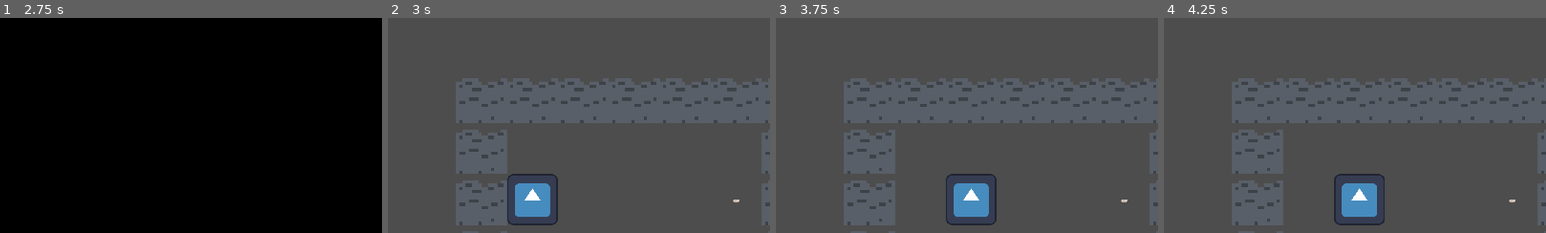
Above: before the commit, frames 1-4 (left to right).
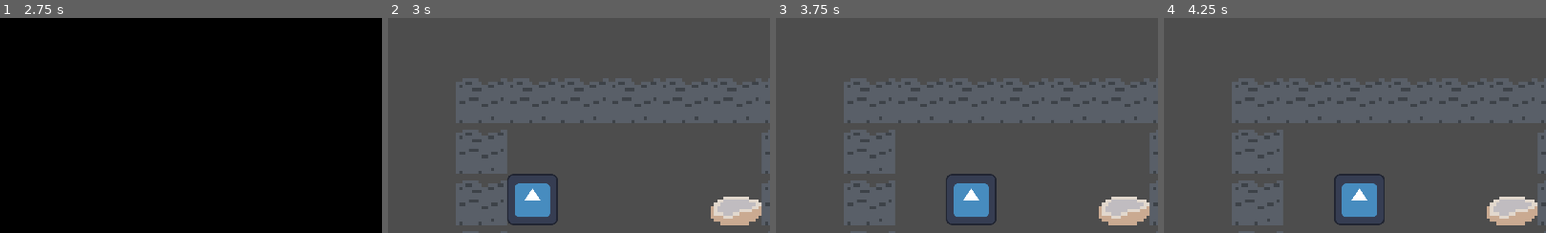
Above: after the commit, the same moments.

Repository: Just-a-Bee/Chrono-Cat
Game: Godot game, scene res://ui/title/title.tscn
The game is run twice, just before and just after one commit, with the same random seed, the same clock (stepped at 60 frames per second) and the same inputs. The engine's default icon, where the game draws it, is replaced by a stand-in: a white triangle on a blue panel in a dark square.
Inputs:
- Up to frame 1 (2.75 s): click "Play" at 0.5 s; hold D (right) 1.28-2 s; hold X (rewind) 1.28-2 s; click "Having a Nap" at 2 s
- Up to frame 2 (3 s): hold S (down) from 2.78 s (still down); tap Z (undo) at 2.85 s
- Up to frame 3 (3.75 s): tap Enter at 3.5 s; release S (down) at 3.53 s; hold D (right) from 3.53 s (still down); hold X (rewind) from 3.53 s (still down)
- Up to frame 4 (4.25 s): keep holding D (right); keep holding X (rewind)
The pictures show only the part of the screen within x 18-68%, y 11-61%; the shares and areas given below are measured in that part.

Frame 1 is identical in both runs. In frame 2, 1.5% of the frame differs, in the area x 84-98%, y 83-97%; in frame 3, 1.5%; in frame 4, 1.5%.

Commit message:
Fixed scaling of bed

Diff:
--- a/actors/scenes/bed.tscn
+++ b/actors/scenes/bed.tscn
@@ -4,5 +4,7 @@
 [ext_resource type="Script" path="res://actors/scripts/bed.gd" id="2_kn4us"]
 
 [node name="Bed" type="Sprite2D"]
+position = Vector2(1.90735e-06, 0)
+scale = Vector2(8, 8)
 texture = ExtResource("1_h70p3")
 script = ExtResource("2_kn4us")
